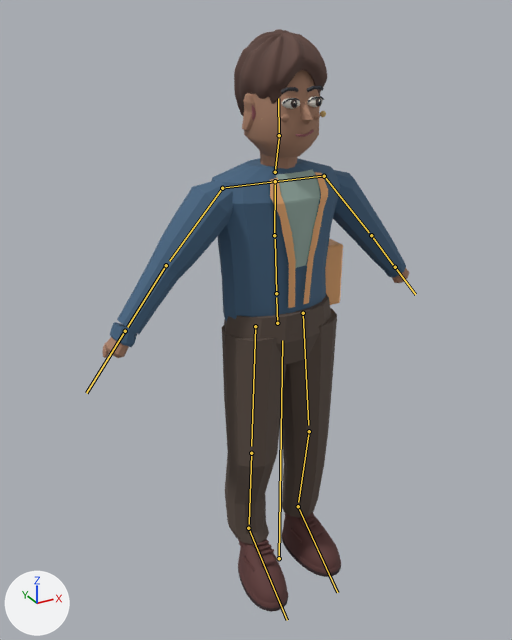
Two versions of the glTF model apps/world/assets/npcs/refresh-72/INKYUNG_NPC_003.glb, one commit apart.
One viewpoint serves both versions: a camera (50 mm lens) standing at (-1.028, -1.698, 1.799) and looking at (-0.092, 0.003, 0.949). The axes (+X, +Y, +Z) are drawn at lower left. The lights are the same throughout. The older version comes first. The bones that bend it are drawn over the model as lines.

Names of what the first picture shows: 'Dark sweater inset', 'NPC_Hair', 'NPC_Hand_L', 'NPC_Hand_R', 'NPC_HeadFace', 'NPC_Shoes', 'NPC_Top_Plain', 'NPC_Trousers', 'NPC_Wearable_Messenger pouch', 'Soft cardigan edging', 'Soft cardigan edging.001', 'Wide stud.001'.
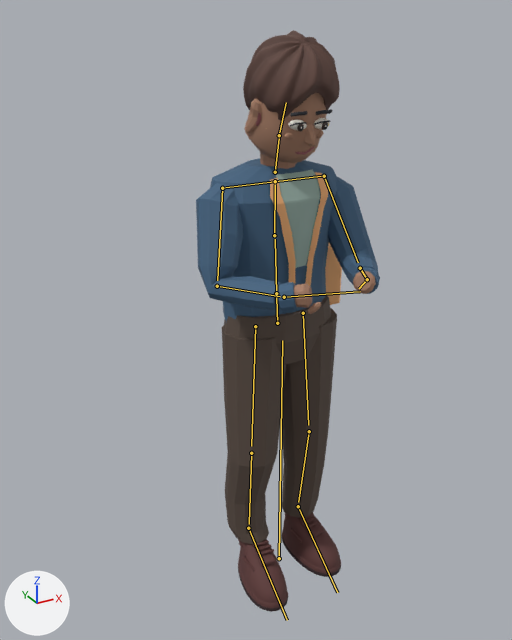
The newer file adds an action. The first version stands in its rest pose; the second is drawn at frame 60 of the action 'Campus_Read'.

What differs and where, as boxes (x1, y1, x2, y2) in the pictures (512 x 640 px):
'NPC_Top_Plain', posed
    before: (110, 158, 406, 347)
    after: (196, 159, 380, 323)
'NPC_Hair', posed
    before: (234, 29, 327, 116)
    after: (243, 30, 340, 120)
'NPC_HeadFace', posed
    before: (242, 70, 324, 169)
    after: (244, 93, 332, 169)
'NPC_Hand_L', posed (45% taller)
    before: (102, 337, 129, 358)
    after: (294, 283, 321, 314)
'NPC_Hand_R', posed
    before: (392, 268, 409, 283)
    after: (353, 271, 376, 294)
'Wide stud.001', posed (not visible afterwards)
    before: (320, 111, 326, 117)
bone 'Head', root to tip
    before: (279, 135) to (278, 98)
    after: (279, 135) to (286, 102)
bone 'UpperArm.L', root to tip
    before: (222, 188) to (169, 261)
    after: (222, 188) to (217, 280)
bone 'Forearm.L', root to tip
    before: (166, 265) to (127, 327)
    after: (217, 286) to (280, 296)
bone 'Hand.L', root to tip
    before: (125, 331) to (86, 393)
    after: (284, 297) to (360, 291)
bone 'UpperArm.R', root to tip
    before: (324, 176) to (369, 232)
    after: (324, 176) to (358, 262)
bone 'Forearm.R', root to tip
    before: (371, 235) to (393, 265)
    after: (360, 268) to (366, 278)
bone 'Hand.R', root to tip
    before: (395, 267) to (415, 294)
    after: (367, 279) to (359, 288)

Edits to the bpy script that builds the scene:
```text
Change bone_head:
    where bone_head = bpy.data.objects['Student_Rig'].pose.bones['Head']  # child of 'Neck'
    bone_head.rotation_quaternion: (1.0, 0.0, 0.0, 0.0) -> (0.982, 0.191, 0.0, 0.0)  # degrees (0, 0, 0) -> degrees (22, 0, 0)
Change bone_upperarm_l:
    where bone_upperarm_l = bpy.data.objects['Student_Rig'].pose.bones['UpperArm.L']  # child of 'Shoulder.L'
    bone_upperarm_l.rotation_quaternion: (1.0, 0.0, 0.0, 0.0) -> (0.957, -0.279, 0.047, -0.068)  # degrees (0, 0, 0) -> degrees (-33, 3, -9)
Change bone_forearm_l:
    where bone_forearm_l = bpy.data.objects['Student_Rig'].pose.bones['Forearm.L']  # child of 'UpperArm.L'
    bone_forearm_l.rotation_quaternion: (1.0, 0.0, 0.0, 0.0) -> (0.762, -0.634, 0.013, 0.13)  # degrees (0, 0, 0) -> degrees (-79, 11, 11)
Change bone_hand_l:
    where bone_hand_l = bpy.data.objects['Student_Rig'].pose.bones['Hand.L']  # child of 'Forearm.L'
    bone_hand_l.rotation_quaternion: (1.0, 0.0, 0.0, 0.0) -> (0.988, -0.128, -0.005, -0.088)  # degrees (0, 0, 0) -> degrees (-15, -2, -10)
Change bone_upperarm_r:
    where bone_upperarm_r = bpy.data.objects['Student_Rig'].pose.bones['UpperArm.R']  # child of 'Shoulder.R'
    bone_upperarm_r.rotation_quaternion: (1.0, 0.0, 0.0, 0.0) -> (0.922, -0.379, -0.074, 0.03)  # degrees (0, 0, 0) -> degrees (-45, -6, 6)
Change bone_forearm_r:
    where bone_forearm_r = bpy.data.objects['Student_Rig'].pose.bones['Forearm.R']  # child of 'UpperArm.R'
    bone_forearm_r.rotation_quaternion: (1.0, 0.0, 0.0, 0.0) -> (0.808, -0.579, -0.011, -0.109)  # degrees (0, 0, 0) -> degrees (-71, -8, -9)
Change bone_hand_r:
    where bone_hand_r = bpy.data.objects['Student_Rig'].pose.bones['Hand.R']  # child of 'Forearm.R'
    bone_hand_r.rotation_quaternion: (1.0, 0.0, 0.0, 0.0) -> (0.991, -0.088, 0.003, 0.096)  # degrees (0, 0, 0) -> degrees (-10, 1, 11)
```
